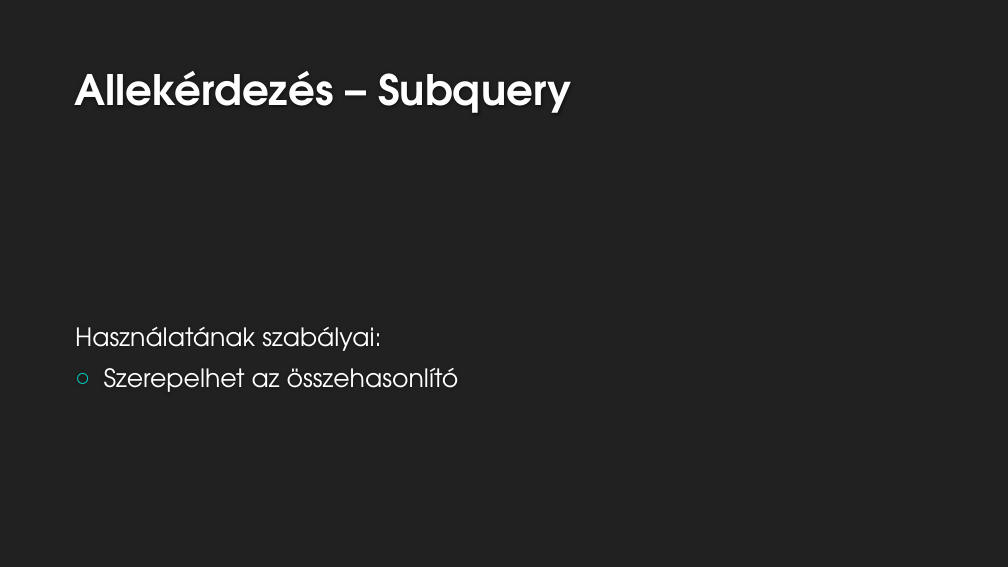
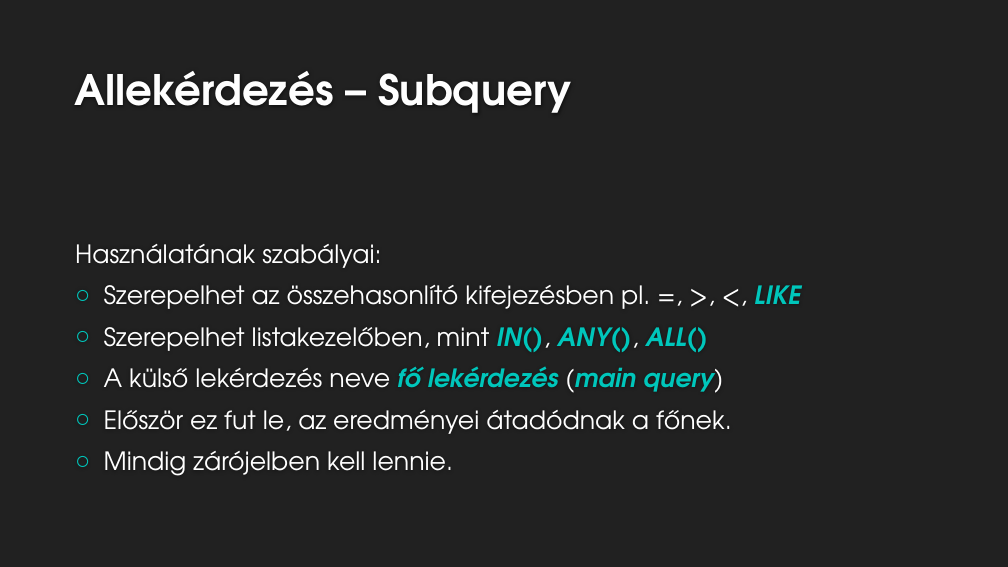
Before and after one commit to pepaSuli/sqltananyag, a slide deck: slide 4 of 19.lecke/AdatbázisTervezés19.pptx. Drawn at 1008x567 pixels with LibreOffice and Linux fonts; fonts in the diff are those of the drawing; background and template pictures are left out. Boxes give left, top, right and bottom in pixels: in the first picture for what was removed or moved away, otherwise in the second. Text is boxed around its words. In the diff, an @@ line names an element or a change of style, - is before the commit and + after.

```diff
--- a/19.lecke/AdatbázisTervezés19.pptx
+++ b/19.lecke/AdatbázisTervezés19.pptx
@@ text at [104,285,801,476]: text changed @@
-○ Szerepelhet az összehasonlító
+○ Szerepelhet az összehasonlító kifejezésben pl. =, >, <, LIKE
+○ Szerepelhet listakezelőben, mint IN(), ANY(), ALL()
+○ A külső lekérdezés neve fő lekérdezés (main query)
+○ Először ez fut le, az eredményei átadódnak a főnek.
+○ Mindig zárójelben kell lennie.
```
Also in this commit, not shown: 3 slides added, 9 slides removed.
